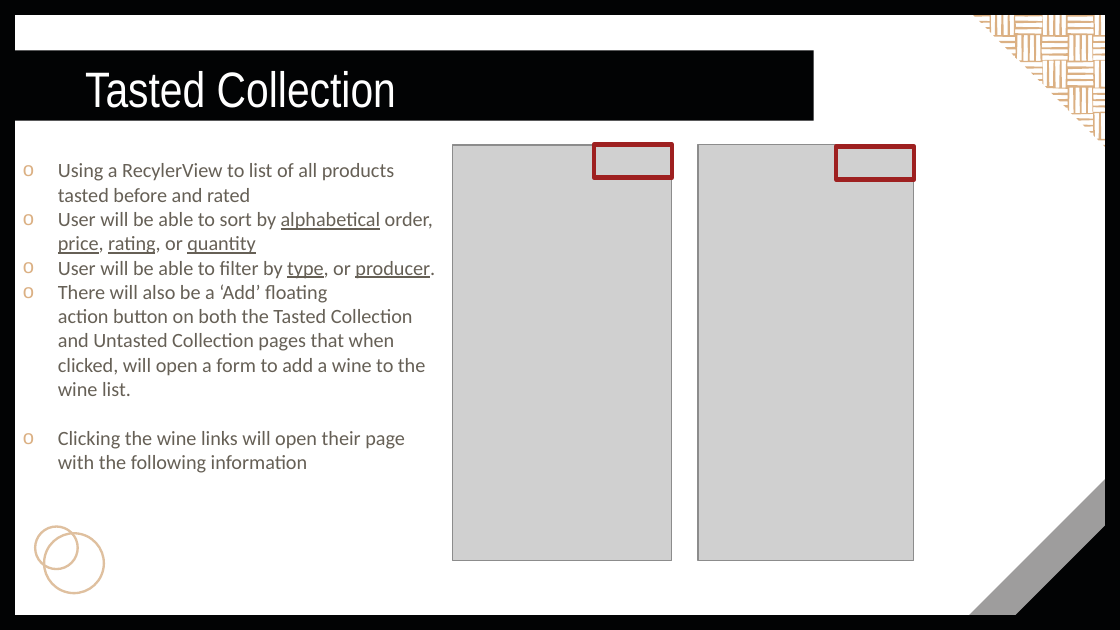
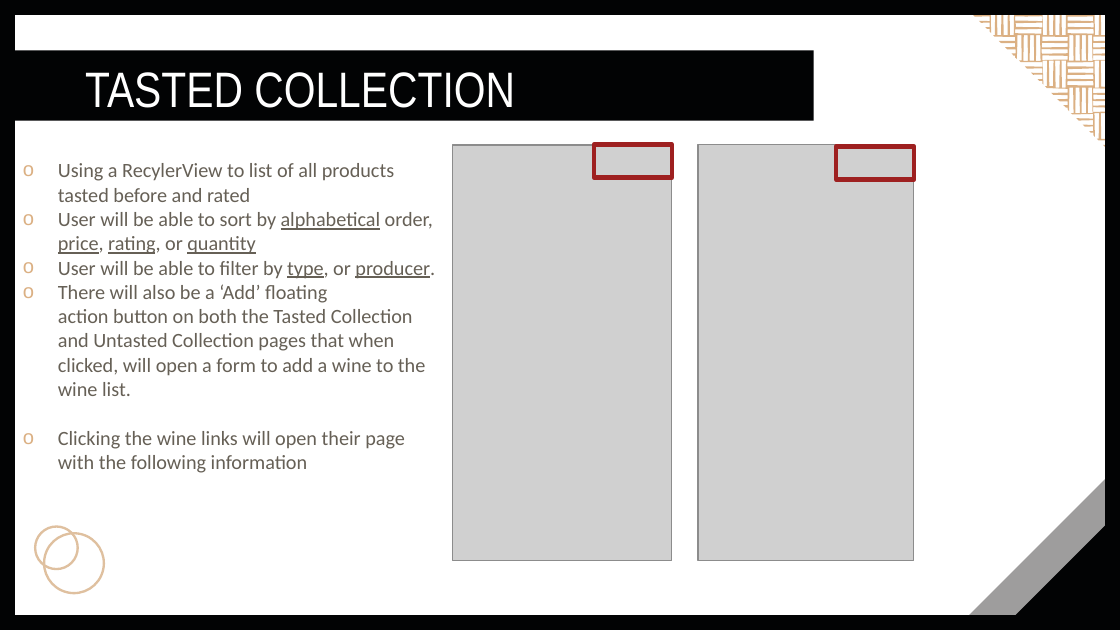
Before and after one commit to VeroKar/Application_Development_Project, a slide deck: slide 7 of MyCellar Presentation.pptx. Drawn at 1120x630 pixels with LibreOffice and Linux fonts; fonts in the diff are those of the drawing; grey boxes stand for pictures. Boxes give left, top, right and bottom in pixels: in the first picture for what was removed or moved away, otherwise in the second. Text is boxed around its words. In the diff, an @@ line names an element or a change of style, - is before the commit and + after.

```diff
--- a/MyCellar Presentation.pptx
+++ b/MyCellar Presentation.pptx
@@ title at (x1=85, y1=72, x2=515, y2=108): text changed @@
-Tasted Collection
+TASTED COLLECTION
```
Also in this commit, not shown: 1 slide added.
